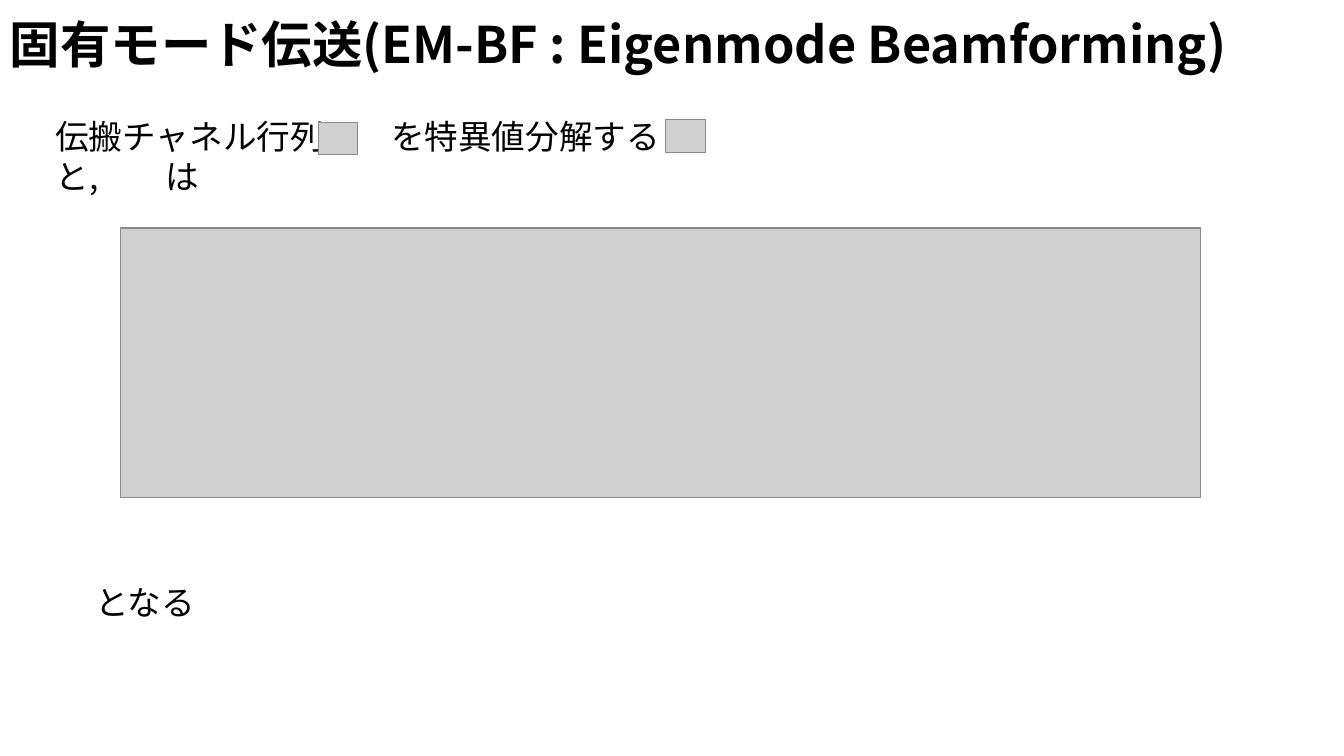
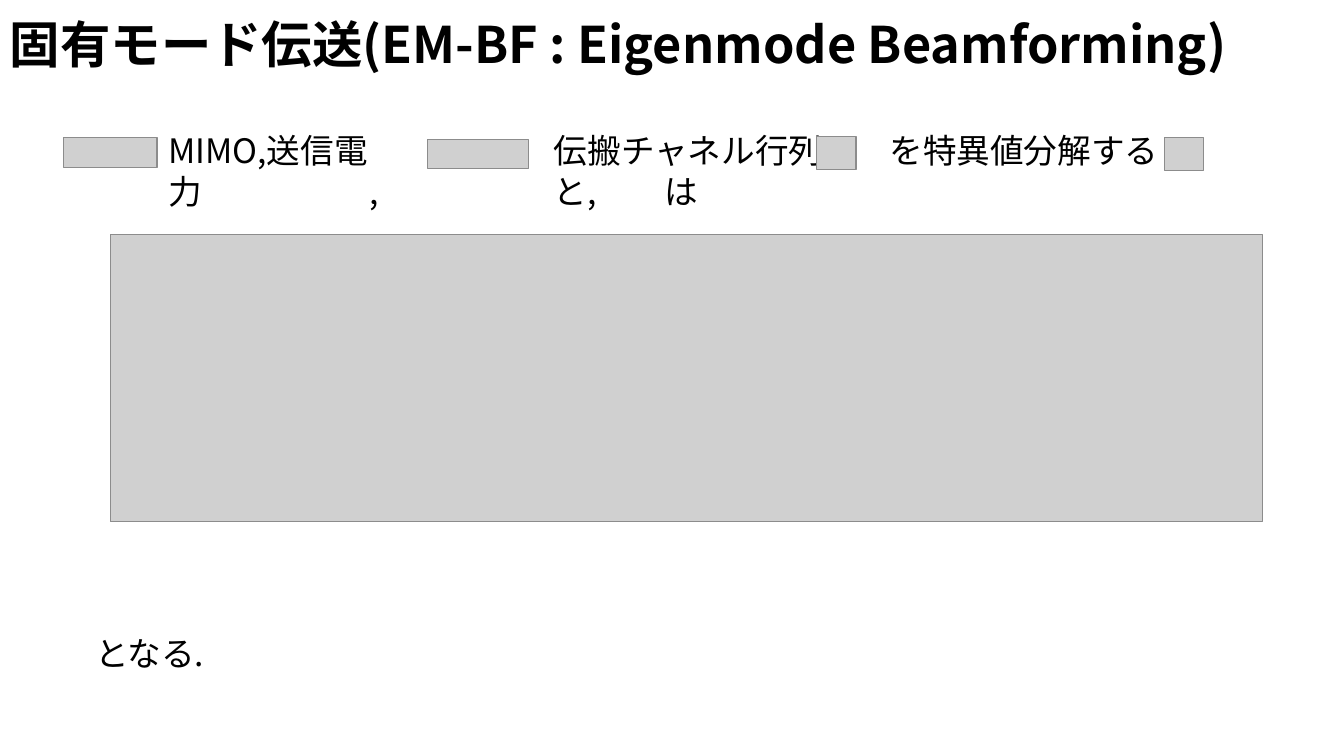
Before and after one commit to ryoww/seminar, a slide deck: slide 11 of MIMO/MU-MIMO.pptx (slide 4 before the commit). Drawn at 1344x756 pixels with LibreOffice and Linux fonts; fonts in the diff are those of the drawing; grey boxes stand for pictures. Boxes give left, top, right and bottom in pixels: in the first picture for what was removed or moved away, otherwise in the second. Text is boxed around its words. In the diff, an @@ line names an element or a change of style, - is before the commit and + after.

```diff
--- a/MIMO/MU-MIMO.pptx
+++ b/MIMO/MU-MIMO.pptx
@@ picture added at bbox=[64, 137, 157, 167] @@
@@ text added at bbox=[168, 135, 367, 207], 24 pt, text #000000 @@
+MIMO,送信電力 ,
@@ picture added at bbox=[427, 140, 528, 168] @@
@@ text "伝搬チャネル行列 を特異値分解すると, は": place and size @@
-text "伝搬チャネル行列 を特異値分解すると, は" at bbox=[55, 120, 660, 155]
+text "伝搬チャネル行列 を特異値分解すると, は" at bbox=[554, 134, 1159, 170]
@@ picture: place and size @@
-picture at bbox=[319, 122, 358, 154]
+picture at bbox=[817, 137, 856, 169]
@@ picture: place and size @@
-picture at bbox=[666, 120, 706, 152]
+picture at bbox=[1165, 138, 1204, 170]
@@ picture: place and size @@
-picture at bbox=[120, 228, 1200, 497]
+picture at bbox=[110, 235, 1262, 522]
@@ text at bbox=[95, 639, 204, 668]: text changed @@
-となる
+となる.
```
Also in this commit, not shown: 8 other slides changed, 7 slides added, 1 slide removed, 26 other files.
